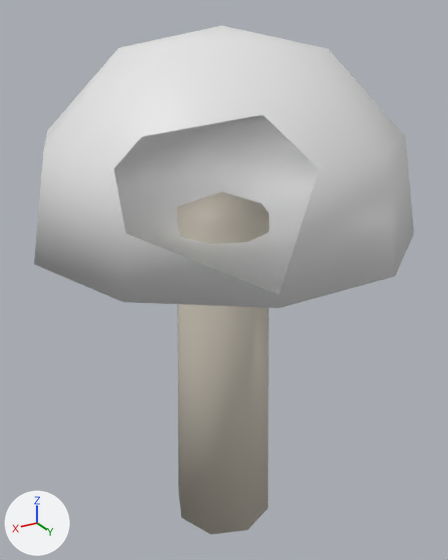
Renders of the glTF model assets/models/items/mushroom.glb from each side of a commit.
Both versions are drawn from a 50 mm lens placed at (0.161, 0.271, 0.291), pointed at (-0.003, -0.003, 0.154). The lights are fixed; the arrows at lower left show +X, +Y and +Z. The older version comes first. Everything nearer to the camera than a plane just in front of the edit is cut away.

The first picture shows 'mushroom_v0'.
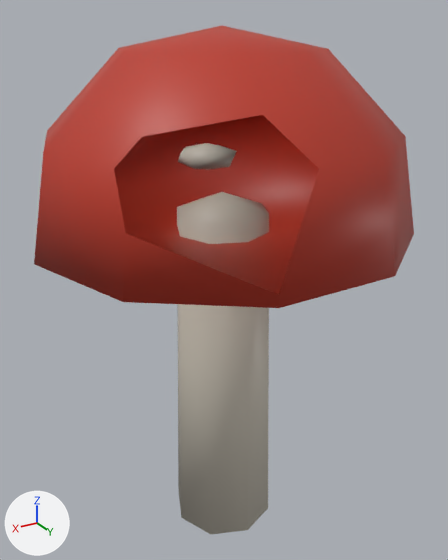
What the commit changed:
me_mushroom_v0 is used by ob_mushroom_v0; location (0.0, 0.0, 0.0).
me_mushroom_v0 had 48 vertices, 88 faces and spanned x -0.1..0.1, y -0.095..0.095, z 0.0..0.285.
me_mushroom_v0 now has 108 vertices, 188 faces and spans x -0.1..0.1, y -0.095..0.095, z 0.0..0.285.
me_mushroom_v0 part 1: a new loose piece, an icosphere of 20 faces spanning x 0.021..0.046, y 0.032..0.056, z 0.23..0.241, in mat_prop_plain.
me_mushroom_v0 part 2: 58 kept faces spanning x -0.1..0.1, y -0.095..0.095, z 0.185..0.285 get new vertex colours; the middle colour goes from white #ffffff to red #d0402c.
me_mushroom_v0 part 3: 58 faces spanning x -0.1..0.1, y -0.095..0.095, z 0.185..0.285 switch from mat_prop_red_cap to mat_prop_plain.
Other edits to the shape of me_mushroom_v0 do not show in these pictures.

Location of each change, (x1, y1, x2, y2) in pixels of the pictures (448 x 560 px):
part 1 of me_mushroom_v0, added: after (178, 143, 237, 170)
part 2 of me_mushroom_v0, recoloured (white to red): (34, 26, 414, 308) in both
part 3 of me_mushroom_v0, recoloured (white to red): (34, 26, 414, 308) in both
